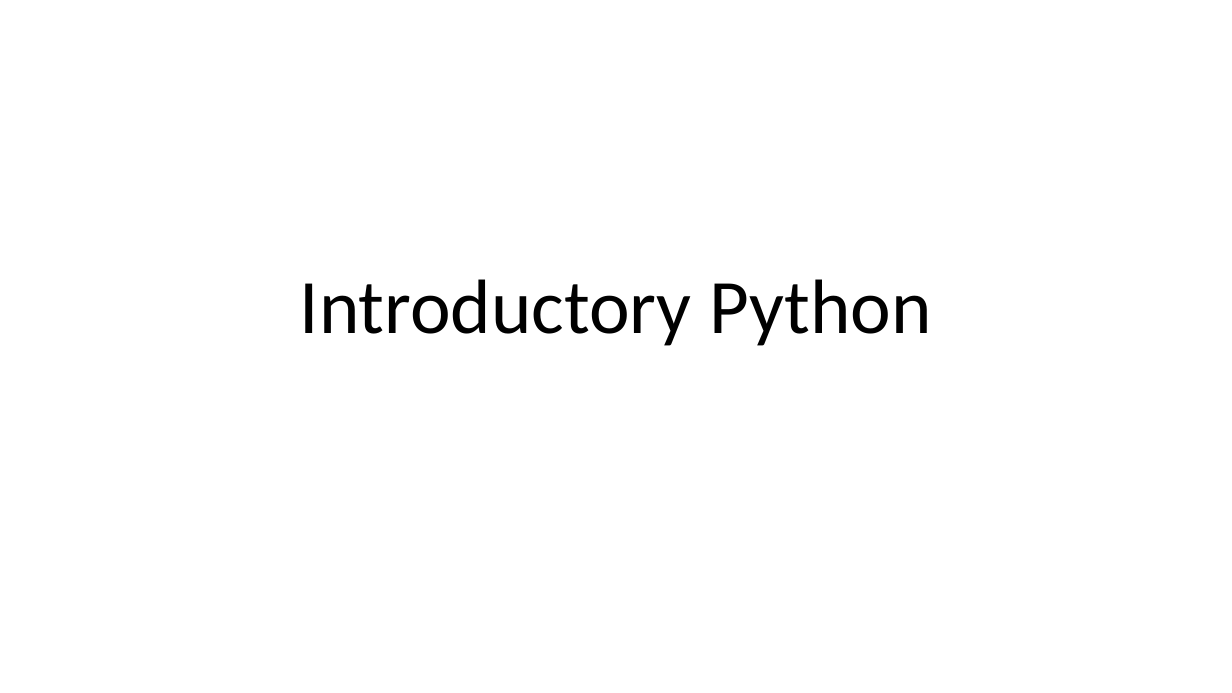
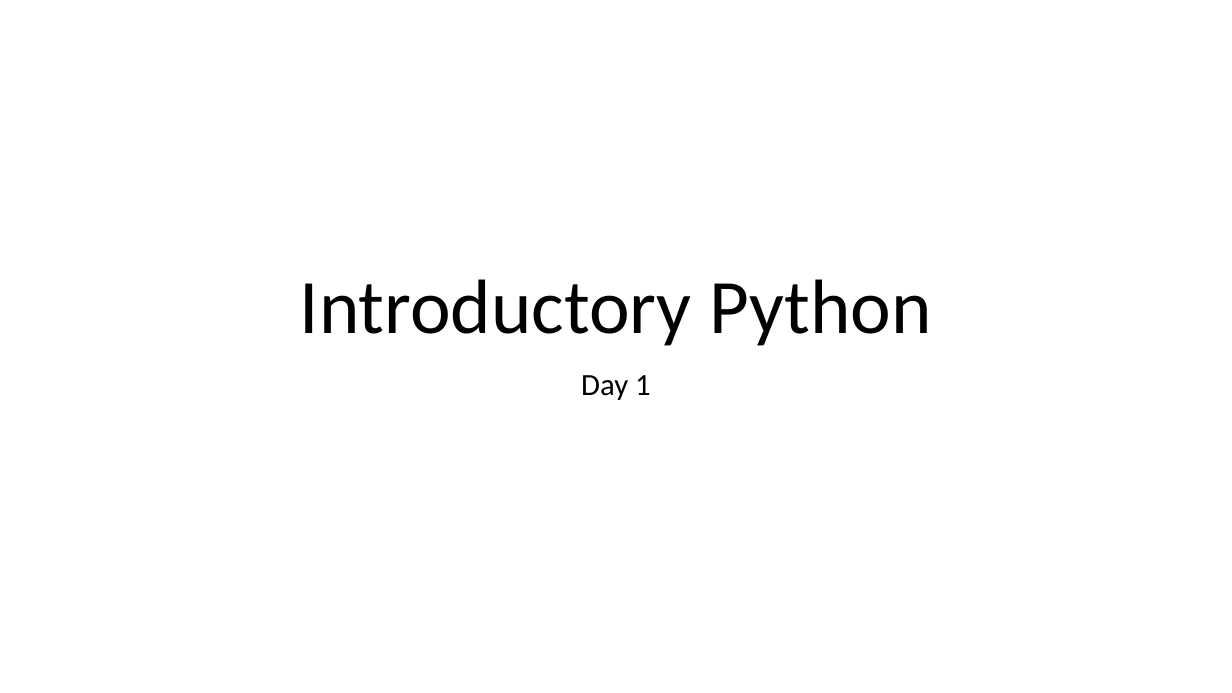
Before and after one commit to bunnylab/intropython-workshop, a slide deck: slide 1 of slides/day1.pptx. Drawn at 1232x693 pixels with LibreOffice and Linux fonts; fonts in the diff are those of the drawing. Boxes give left, top, right and bottom in pixels: in the first picture for what was removed or moved away, otherwise in the second. Text is boxed around its words. In the diff, an @@ line names an element or a change of style, - is before the commit and + after.

```diff
--- a/slides/day1.pptx
+++ b/slides/day1.pptx
@@ subtitle added at bbox=[581, 375, 651, 400], 24 pt, text #000000 @@
+Day 1
```
Also in this commit, not shown: 1 slide added, 2 other files.
